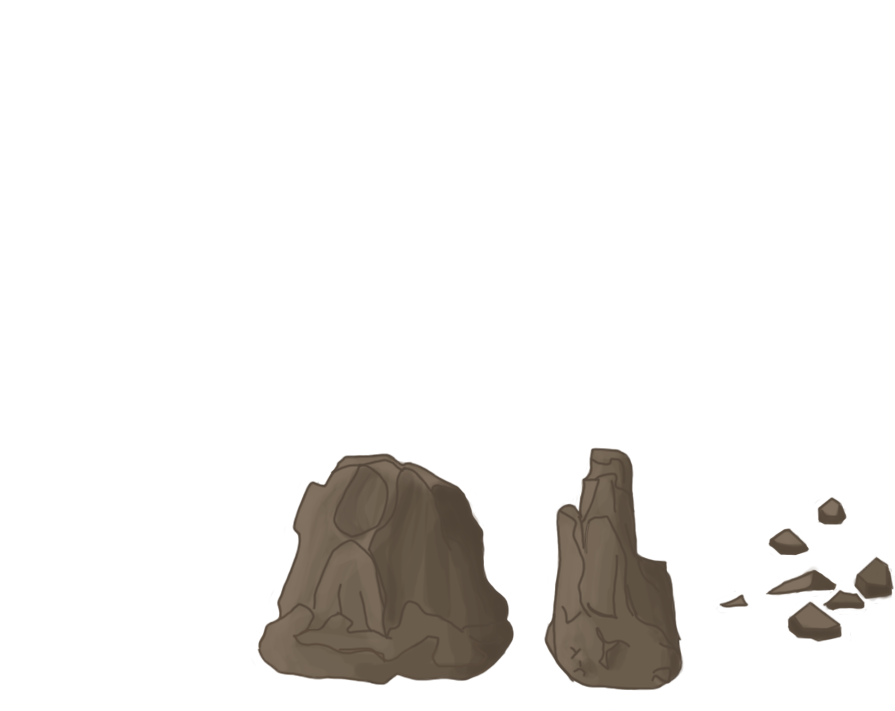
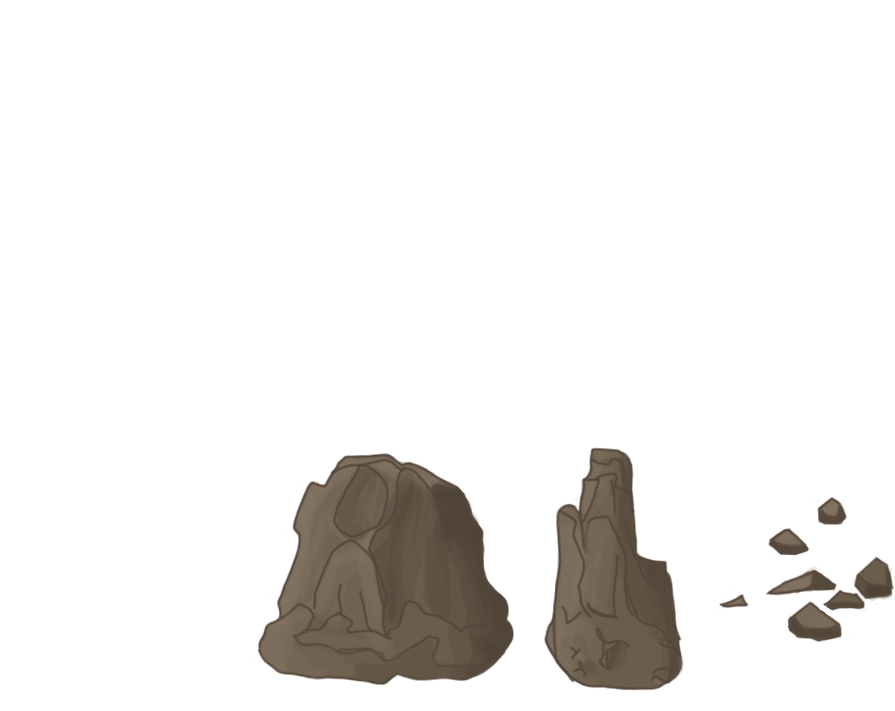
Comparing the layer stacks of the two 895px x 711px images. Changes:
painted on "Stone Outlines" over [786, 591, 858, 618]
removed layer "Shadows" over [786, 591, 858, 618]
removed layer "Lights" over [786, 591, 847, 618]
removed layer "Color" over [786, 591, 858, 618]
